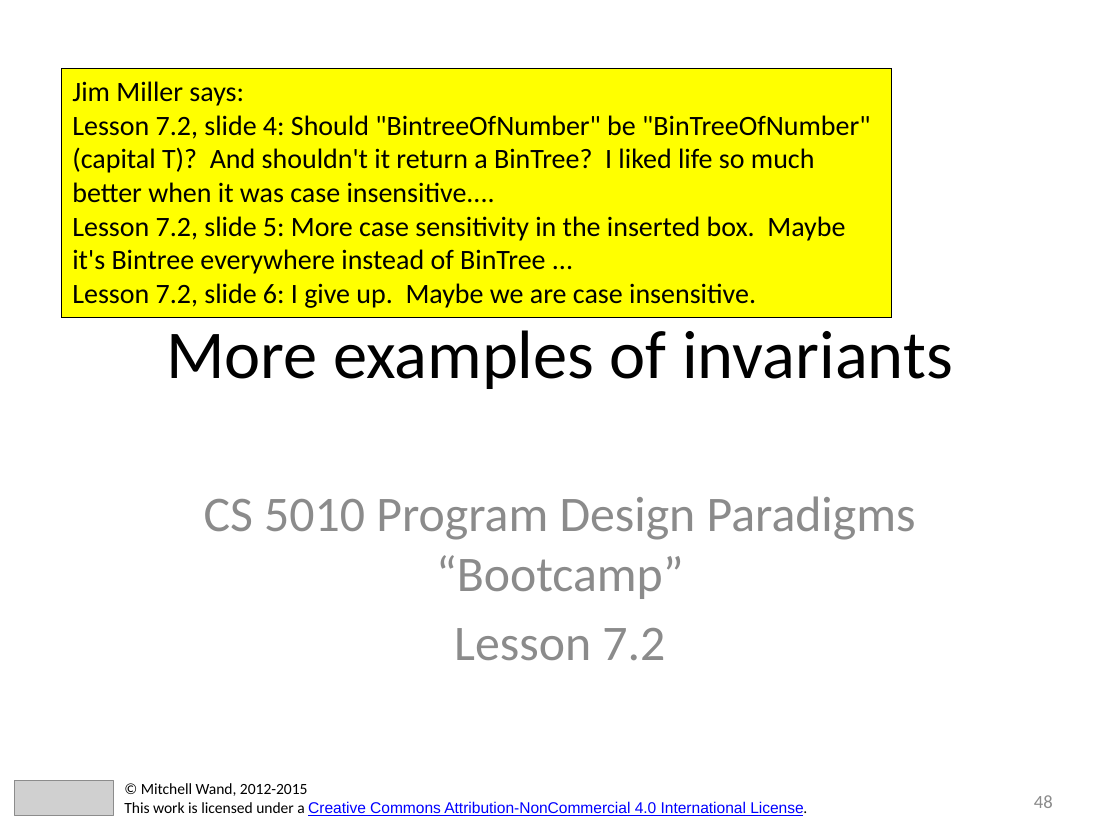
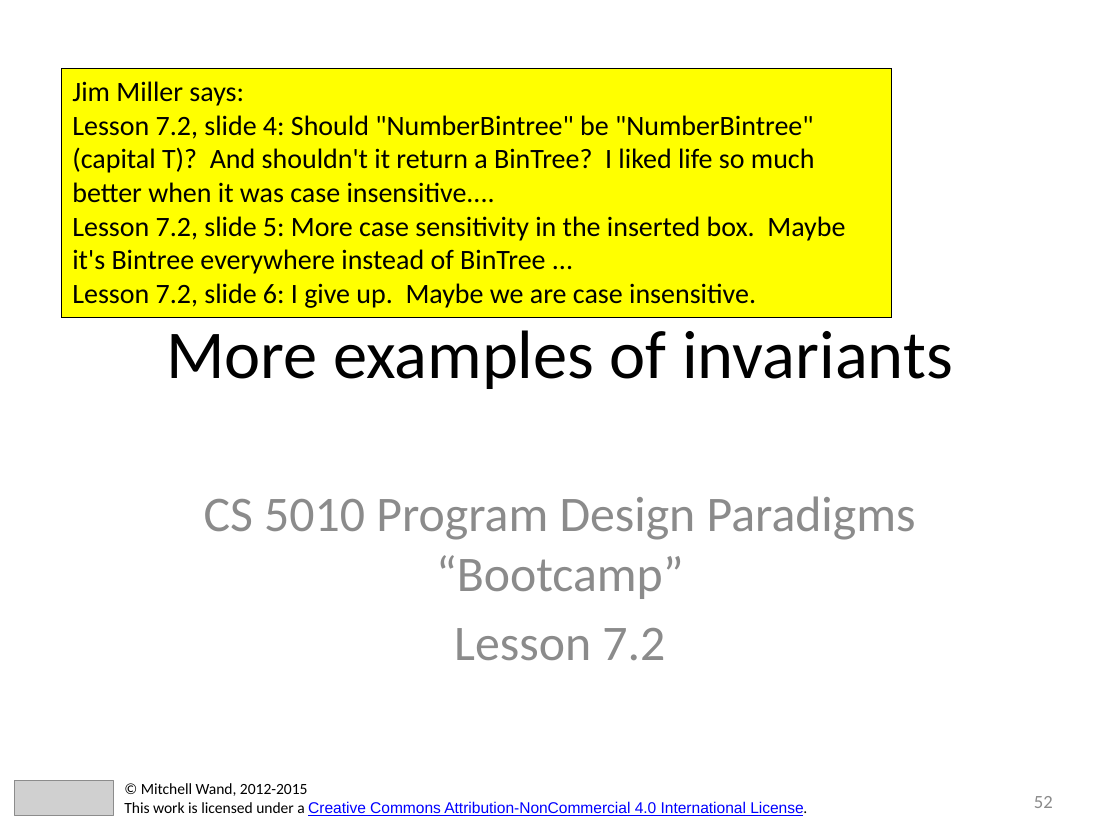
Before and after one commit to mwand/cs5010f17, a slide deck: slide 52 of Slides/Lesson 7.1-7.3 Invariants Combined.pptx (slide 48 before the commit). Drawn at 1120x840 pixels with LibreOffice and Linux fonts; fonts in the diff are those of the drawing; grey boxes stand for pictures. Boxes give left, top, right and bottom in pixels: in the first picture for what was removed or moved away, otherwise in the second. Text is boxed around its words. In the diff, an @@ line names an element or a change of style, - is before the commit and + after.

```diff
--- a/Slides/Lesson 7.1-7.3 Invariants Combined.pptx
+++ b/Slides/Lesson 7.1-7.3 Invariants Combined.pptx
@@ text in rectangle at [72, 115, 815, 203]: text changed @@
-Lesson 7.2, slide 4: Should "BintreeOfNumber" be "BinTreeOfNumber" (capital T)? And shouldn't it return a BinTree? I liked life so much better when it was case insensitive....
+Lesson 7.2, slide 4: Should "NumberBintree" be "NumberBintree" (capital T)? And shouldn't it return a BinTree? I liked life so much better when it was case insensitive....
@@ page number at [1034, 796, 1053, 808]: text changed @@
-48
+52
```
Also in this commit, not shown: 8 other slides changed, 4 slides added.
